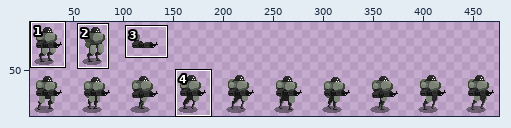
A sprite sheet gets an edit: assets/textures/shotgunner.png. Above, an overview of the earlier version with the close-up marked.
Close-up. Earlier state:
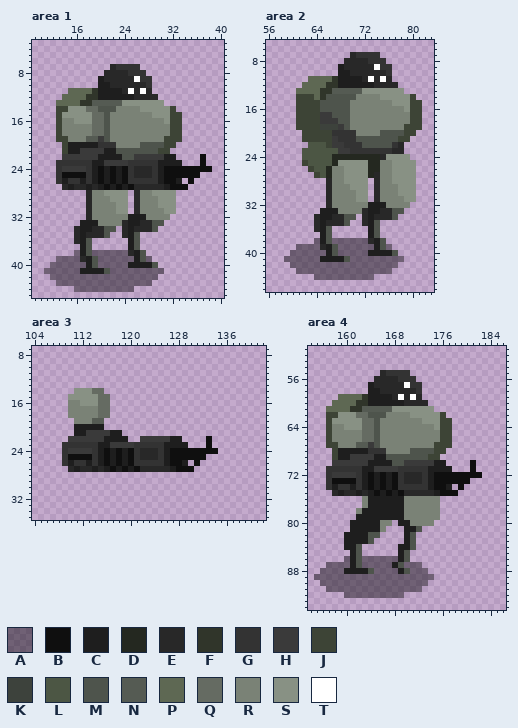
The file is 480x96 pixels. Colours within 5 levels of each other are drawn and written as one. Shown: area 1: x 9..40, y 3..45; area 2: x 56..83, y 5..46; area 3: x 104..142, y 7..35; area 4: x 154..186, y 51..94. The wide view leaves out empty margins. The commit also changed other parts of the picture, which this record leaves out.
Palette (. is transparent): A #0000006d  B #0f0f0f  C #1e1e1e  D #242820  E #282828  F #30352a  G #333333  H #3a3a3a  J #3d4436  K #3d423c  L #4c5644  M #4e544c  N #555b53  P #5e6853  Q #656b62  R #7a8276  S #889184  T #ffffff
Pixels before, area 1, first column x 11:
 7 ...........EGGGG............
 8 ..........EEEEGGG...........
 9 .........CEEEEETGG..........
10 .........CCEEEEEEG..........
11 ....PPPPFCCCCETETE..........
12 ...PPPPFFCCCCCCEEEE.........
13 ..PPPPFFNNNNNSSSSSSS........
14 ..JJSSSQQMMMRRRRSSSSSJ......
15 ..JSSSSSQQMRRRRRRRSSSJJ.....
16 ..JRRSSSQQMRRRRRRRRRSJJ.....
17 ..JRRRRRQQMRRRRRRRRRRJJ.....
18 ..JRRRRRQQMRRRRRRRRRRJJ.....
19 ..JJRRRNNHMRRRRRRRRRJJJ.....
20 ...JCCCCCGGGRRRRMMMMJJ......
21 ...JCCHHHHCCMMMMMMMJJ.......
22 ...HHHHHHCCCCMMHHHHHCC....B.
23 ..GGGGGGCCHHHHGGGGGCCCC...B.
24 ..GHHHHGCBCBCBGEEEGCBBBBBBBB
25 ..GBBBBGCBCBCBGEEEGCBBBBBB..
26 ..GCGGCGCBCBCBGGGGGCBBC.B...
27 ...ECEECECBCBCBEEEEECBBB....
28 .......ERRSSSS.ERRSSSS......
29 .......ERRRSSS.ERRRSSS......
30 .......ERRRRSS.ERRRSSS......
31 .......ERRRRSS.ERRRRSS......
32 .......ERRRRRRCCCRRRR.......
33 ......CCCRRRRECCEEMM........
34 .....ECCEEMM.ECEEEM.........
35 .....ECEEEM..ECM............
36 .....ECM......CM............
37 ......CM......CM............
38 .....ACMAAAAAAECM...........
39 ..AAAAECMAAAAAACMA..........
40 .AAAAAACMAAAAACCCCM.........
41 AAAAAACCCCMAAAAAAAAA........
42 .AAAAAAAAAAAAAAAAAA.........
43 ..AAAAAAAAAAAAAAAA..........
44 .....AAAAAAAAAA.............
Pixels before, area 2, first column x 59:
 7 ...........EGGGG.......
 8 ..........EEEEGGG......
 9 .........CEEEEETGG.....
10 .........CCEEEEEEG.....
11 ....PPPPFCCCCETETE.....
12 ...PPPPFFCCCCCCEEEE....
13 ..PPPPFFNNNNNSSSSSSS...
14 ..JJJPFMMMMMRRRRSSSSSJ.
15 ..JJJJMMMMMRRRRRRRSSSJJ
16 ..JJJJMMMMMRRRRRRRRRSJJ
17 ..JJJJHHMMMRRRRRRRRRRJJ
18 ..JJJJHHHMMRRRRRRRRRRJJ
19 ..JJJJKKKHMRRRRRRRRRJJJ
20 ...JJJJJGGGGRRRRMMMMJJ.
21 ...JJJJJHGGGMMMMMMMJJ..
22 ....LLLJHHGGGMMMMMGE...
23 ...LLLLLLHHGGGGGGGEE...
24 ...LLLLLDDDDDDDDESSSS..
25 ...JLLLLDSSSSSDDRRSSSS.
26 ....JLLDRRSSSSDDRRSSSS.
27 .....JLDRRSSSSDERRSSSS.
28 .......ERRSSSS.ERRSSSS.
29 .......ERRRSSS.ERRRSSS.
30 .......ERRRRSS.ERRRSSS.
31 .......ERRRRSS.ERRRRSS.
32 .......ERRRRRRCCCRRRR..
33 ......CCCRRRRECCEEMM...
34 .....ECCEEMM.ECEEEM....
35 .....ECEEEM..ECM.......
36 .....ECM......CM.......
37 ......CM......CM.......
38 .....ACMAAAAAAECM......
39 ..AAAAECMAAAAAACMA.....
40 .AAAAAACMAAAAACCCCM....
41 AAAAAACCCCMAAAAAAAAA...
42 .AAAAAAAAAAAAAAAAAA....
43 ..AAAAAAAAAAAAAAAA.....
44 .....AAAAAAAAAA........
Pixels before, area 3, first column x 109:
14 ..SSSQQ...................
15 .SSSSSQQ..................
16 .RRSSSQQ..................
17 .RRRRRQQ..................
18 .RRRRRQQ..................
19 ..RRRNN...................
20 ..CCCCC...................
21 ..CCHHHHCC................
22 .HHHHHHCCCC..HHHHHCC....B.
23 GGGGGGCCHHHHGGGGGCCCC...B.
24 GHHHHGCBCBCBGEEEGCBBBBBBBB
25 GBBBBGCBCBCBGEEEGCBBBBBB..
26 GCGGCGCBCBCBGGGGGCBBC.B...
27 .ECEECECBCBCBEEEEECBBB....
Pixels before, area 4, first column x 155:
55 ...........EGGGG............
56 ..........EEEEGGG...........
57 .........CEEEEETGG..........
58 .........CCEEEEEEG..........
59 ....PPPPFCCCCETETE..........
60 ...PPPPFFCCCCCCEEEE.........
61 ..PPPPFFNNNNNSSSSSSS........
62 ..JJSSSQQMMMRRRRSSSSSJ......
63 ..JSSSSSQQMRRRRRRRSSSJJ.....
64 ..JRRSSSQQMRRRRRRRRRSJJ.....
65 ..JRRRRRQQMRRRRRRRRRRJJ.....
66 ..JRRRRRQQMRRRRRRRRRRJJ.....
67 ..JJRRRNNHMRRRRRRRRRJJJ.....
68 ...JCCCCCGGGRRRRMMMMJJ......
69 ...JCCHHHHCCMMMMMMMJJ.......
70 ...HHHHHHCCCCMMHHHHHCC....B.
71 ..GGGGGGCCHHHHGGGGGCCCC...B.
72 ..GHHHHGCBCBCBGEEEGCBBBBBBBB
73 ..GBBBBGCBCBCBGEEEGCBBBBBB..
74 ..GCGGCGCBCBCBGGGGGCBBC.B...
75 ...ECEECECBCBCBEEEEECBBB....
76 ........RCCCCCCRRRRRR.......
77 ........RCCCCCCRRRRRR.......
78 .......RCCCCCCCRRRRRR.......
79 .......CCCCCCCCRRRRRR.......
80 ......CCCCCRR.CCRRRR........
81 ......CCCCCR...CCM..........
82 .....CCCCMM....CM...........
83 .....CCCCM.....CM...........
84 .....CCM......CCM...........
85 ......CM......CM............
86 .....ACMAAAAAACM............
87 ..AAAACMAAAAACMAAA..........
88 .AAAACCCCMAAAACMAAA.........
89 AAAAAAAAAAAAAAAAAAAA........
90 .AAAAAAAAAAAAAAAAAA.........
91 ..AAAAAAAAAAAAAAAA..........
92 .....AAAAAAAAAA.............
Now the later version:
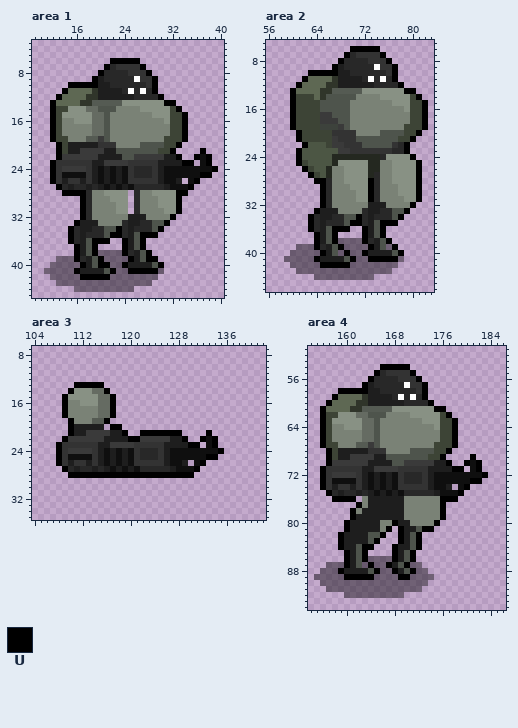
Colours new in this view: U #000000
Change:
Area 1:
y 6: x 22..26 ..... -> UUUUU
y 7: x 21 . -> U; x 27 . -> U
y 8: x 20 . -> U; x 28 . -> U
y 9: x 19 . -> U; x 29 . -> U
y 10: x 15..19 ..... -> UUUUU; x 29 . -> U
y 11: x 14 . -> U; x 29 . -> U
y 12: x 13 . -> U; x 30 . -> U
y 13: x 12 . -> U; x 31..32 .. -> UU
y 14: x 12 . -> U; x 33 . -> U
y 15..19: x 12 . -> U; x 34 . -> U
y 20: x 13 . -> U; x 33 . -> U
y 21: x 13 . -> U; x 32 . -> U; x 37 . -> U
y 22: x 13 . -> U; x 33 . -> U; x 36 . -> U; x 38 . -> U
y 23: x 12 . -> U; x 34..35 .. -> UU; x 38 . -> U
y 24: x 12 . -> U; x 39 . -> U
y 25: x 12 . -> U; x 37..38 .. -> UU
y 26: x 12 . -> U; x 36 . -> U
y 27: x 13 . -> U; x 35 . -> U
y 28: x 14..17 .... -> UUUU; x 33..34 .. -> UU
y 29..31: x 17 . -> U; x 33 . -> U
y 32: x 17 . -> U; x 32 . -> U
y 33: x 16 . -> U; x 31 . -> U
y 34: x 15 . -> U; x 23 . -> U; x 30 . -> U
y 35: x 15 . -> U; x 22..23 .. -> UU; x 27..29 ... -> UUU
y 36: x 15 . -> U; x 19..21 ... -> UUU; x 24 . -> U; x 27 . -> U
y 37: x 16 . -> U; x 19 . -> U; x 24 . -> U; x 27 . -> U
y 38: x 16 A -> U; x 19 A -> U; x 24 A -> U; x 28 . -> U
y 39: x 16 A -> U; x 20 A -> U; x 25 A -> U; x 28..29 A. -> UU
y 40: x 17 A -> U; x 20..21 AA -> UU; x 24 A -> U; x 30 . -> U
y 41: x 16 A -> U; x 22 A -> U; x 25..29 AAAAA -> UUUUU
y 42: x 17..21 AAAAA -> UUUUU
Area 2:
y 6: x 70..74 ..... -> UUUUU
y 7: x 69 . -> U; x 75 . -> U
y 8: x 68 . -> U; x 76 . -> U
y 9: x 67 . -> U; x 77 . -> U
y 10: x 63..67 ..... -> UUUUU; x 77 . -> U
y 11: x 62 . -> U; x 77 . -> U
y 12: x 61 . -> U; x 78 . -> U
y 13: x 60 . -> U; x 79..80 .. -> UU
y 14: x 60 . -> U; x 81 . -> U
y 15..19: x 60 . -> U; x 82 . -> U
y 20: x 61 . -> U; x 81 . -> U
y 21: x 61 . -> U; x 80 . -> U
y 22: x 62 . -> U; x 79 . -> U
y 23: x 61 . -> U; x 79 . -> U
y 24: x 61 . -> U; x 80 . -> U
y 25: x 61 . -> U; x 81 . -> U
y 26: x 62 . -> U; x 81 . -> U
y 27: x 63 . -> U; x 81 . -> U
y 28: x 64..65 .. -> UU; x 73 . -> U; x 81 . -> U
y 29..31: x 65 . -> U; x 73 . -> U; x 81 . -> U
y 32: x 65 . -> U; x 80 . -> U
y 33: x 64 . -> U; x 79 . -> U
y 34: x 63 . -> U; x 71 . -> U; x 78 . -> U
y 35: x 63 . -> U; x 70..71 .. -> UU; x 75..77 ... -> UUU
y 36: x 63 . -> U; x 67..69 ... -> UUU; x 72 . -> U; x 75 . -> U
y 37: x 64 . -> U; x 67 . -> U; x 72 . -> U; x 75 . -> U
y 38: x 64 A -> U; x 67 A -> U; x 72 A -> U; x 76 . -> U
y 39: x 64 A -> U; x 68 A -> U; x 73 A -> U; x 77 . -> U
y 40: x 65 A -> U; x 69 A -> U; x 72 A -> U; x 78 . -> U
y 41: x 64 A -> U; x 70 A -> U; x 73..77 AAAAA -> UUUUU
y 42: x 65..69 AAAAA -> UUUUU
Area 3:
y 13: x 111..115 ..... -> UUUUU
y 14: x 110 . -> U; x 116 . -> U
y 15..18: x 109 . -> U; x 117 . -> U
y 19: x 110 . -> U; x 116 . -> U
y 20: x 110 . -> U; x 117..118 .. -> UU
y 21: x 110 . -> U; x 119 . -> U; x 122..128 ....... -> UUUUUUU; x 133 . -> U
y 22: x 109 . -> U; x 120..121 .. -> UU; x 129 . -> U; x 132 . -> U; x 134 . -> U
y 23: x 108 . -> U; x 130..131 .. -> UU; x 134 . -> U
y 24: x 108 . -> U; x 135 . -> U
y 25: x 108 . -> U; x 133..134 .. -> UU
y 26: x 108 . -> U; x 132 . -> U
y 27: x 109 . -> U; x 131 . -> U
y 28: x 110..130 ..................... -> UUUUUUUUUUUUUUUUUUUUU
Area 4:
y 54: x 166..170 ..... -> UUUUU
y 55: x 165 . -> U; x 171 . -> U
y 56: x 164 . -> U; x 172 . -> U
y 57: x 163 . -> U; x 173 . -> U
y 58: x 159..163 ..... -> UUUUU; x 173 . -> U
y 59: x 158 . -> U; x 173 . -> U
y 60: x 157 . -> U; x 174 . -> U
y 61: x 156 . -> U; x 175..176 .. -> UU
y 62: x 156 . -> U; x 177 . -> U
y 63..67: x 156 . -> U; x 178 . -> U
y 68: x 157 . -> U; x 177 . -> U
y 69: x 157 . -> U; x 176 . -> U; x 181 . -> U
y 70: x 157 . -> U; x 177 . -> U; x 180 . -> U; x 182 . -> U
y 71: x 156 . -> U; x 178..179 .. -> UU; x 182 . -> U
y 72: x 156 . -> U; x 183 . -> U
y 73: x 156 . -> U; x 181..182 .. -> UU
y 74: x 156 . -> U; x 180 . -> U
y 75: x 157 . -> U; x 179 . -> U
y 76: x 158..161 .... -> UUUU; x 176..178 ... -> UUU
y 77: x 162 . -> U; x 176 . -> U
y 78..79: x 161 . -> U; x 176 . -> U
y 80: x 160 . -> U; x 168 . -> U; x 175 . -> U
y 81: x 160 . -> U; x 167 . -> U; x 169 . -> U; x 173..174 .. -> UU
y 82: x 159 . -> U; x 166 . -> U; x 169 . -> U; x 172 . -> U
y 83: x 159 . -> U; x 165 . -> U; x 169 . -> U; x 172 . -> U
y 84: x 159 . -> U; x 163..164 .. -> UU; x 168 . -> U; x 172 . -> U
y 85: x 160 . -> U; x 163 . -> U; x 168 . -> U; x 171 . -> U
y 86: x 160 A -> U; x 163 A -> U; x 168 A -> U; x 171 . -> U
y 87: x 160 A -> U; x 164 A -> U; x 167 A -> U; x 170 A -> U
y 88: x 159 A -> U; x 165 A -> U; x 168 A -> U; x 171 A -> U
y 89: x 160..164 AAAAA -> UUUUU; x 169..170 AA -> UU
Changed places in both close-ups, as pixel boxes (x1, y1, x2, y2):
changed: (50, 58, 218, 280)
changed: (290, 46, 428, 268)
added: (56, 382, 224, 478)
changed: (320, 364, 488, 580)
